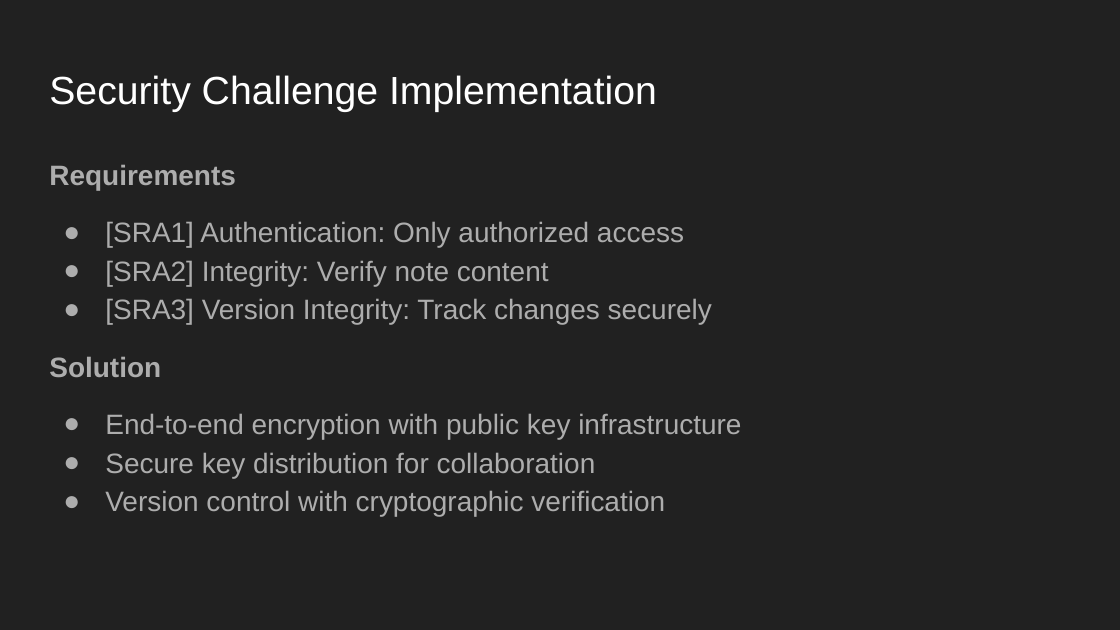
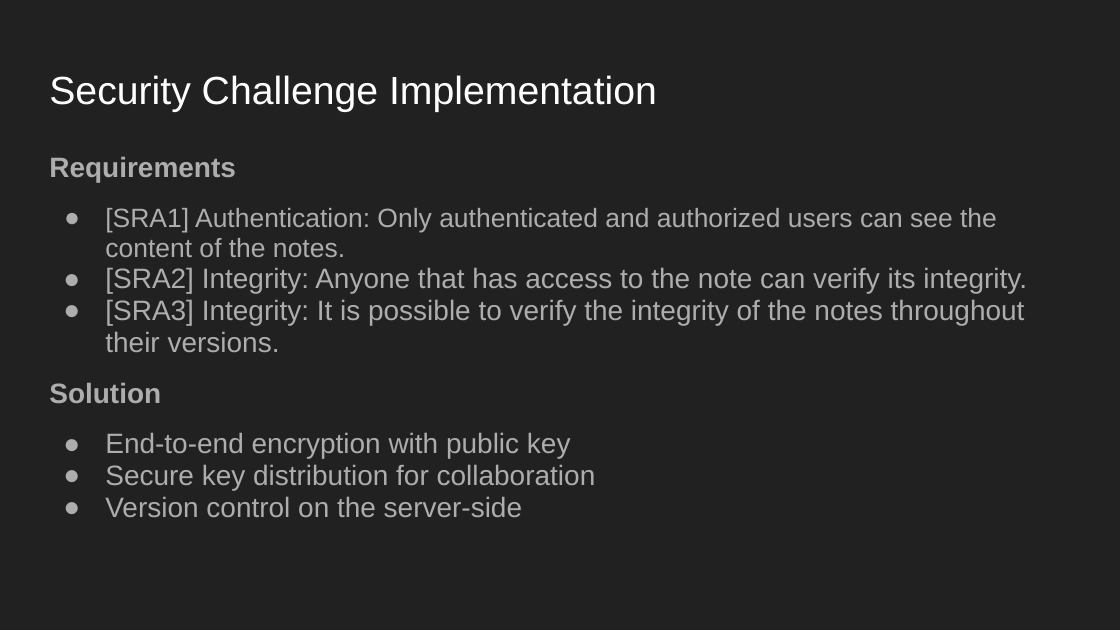
Before and after one commit to DuarteSJ/NoteIST, a slide deck: slide 6 of PRESENTATION.pptx (slide 7 before the commit). Drawn at 1120x630 pixels with LibreOffice and Linux fonts; fonts in the diff are those of the drawing. Boxes give left, top, right and bottom in pixels: in the first picture for what was removed or moved away, otherwise in the second. Text is boxed around its words. In the diff, an @@ line names an element or a change of style, - is before the commit and + after.

Commit message:
add slides

```diff
--- a/PRESENTATION.pptx
+++ b/PRESENTATION.pptx
@@ text at bbox=[49, 156, 596, 490]: line spacing 1.15 to 0.95 @@
@@ text at bbox=[105, 208, 1027, 352]: text changed @@
-● [SRA1] Authentication: Only authorized access
-● [SRA2] Integrity: Verify note content
-● [SRA3] Version Integrity: Track changes securely
+● [SRA1] Authentication: Only authenticated and authorized users can see the content of the notes.
+● [SRA2] Integrity: Anyone that has access to the note can verify its integrity.
+● [SRA3] Integrity: It is possible to verify the integrity of the notes throughout their versions.
@@ text at bbox=[105, 432, 571, 458]: text changed @@
-● End-to-end encryption with public key infrastructure
+● End-to-end encryption with public key
@@ text at bbox=[105, 496, 522, 517]: text changed @@
-● Version control with cryptographic verification
+● Version control on the server-side
```
Also in this commit, not shown: 5 other slides changed, 2 slides added, 3 slides removed, 1 other file.
